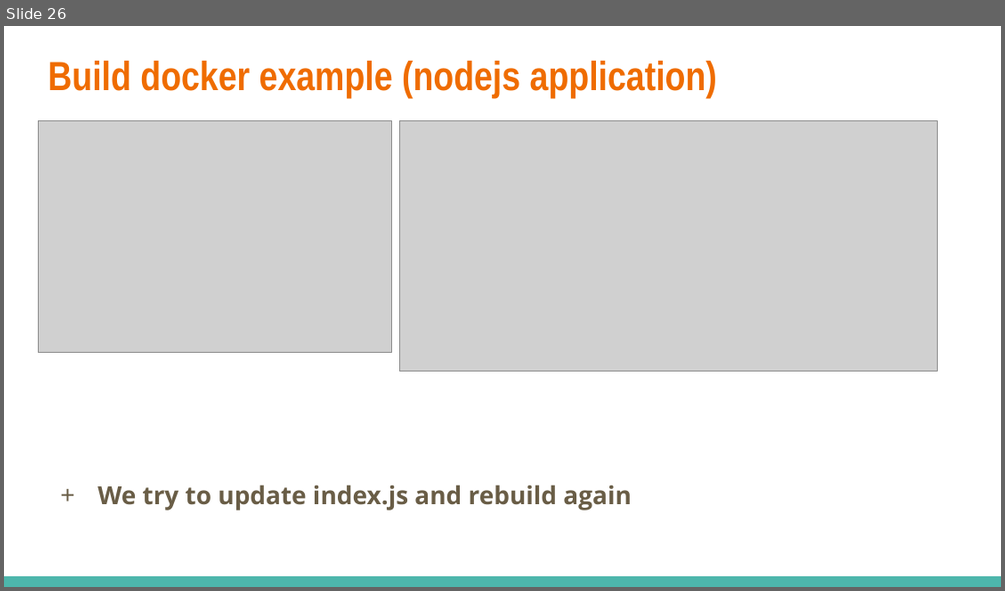
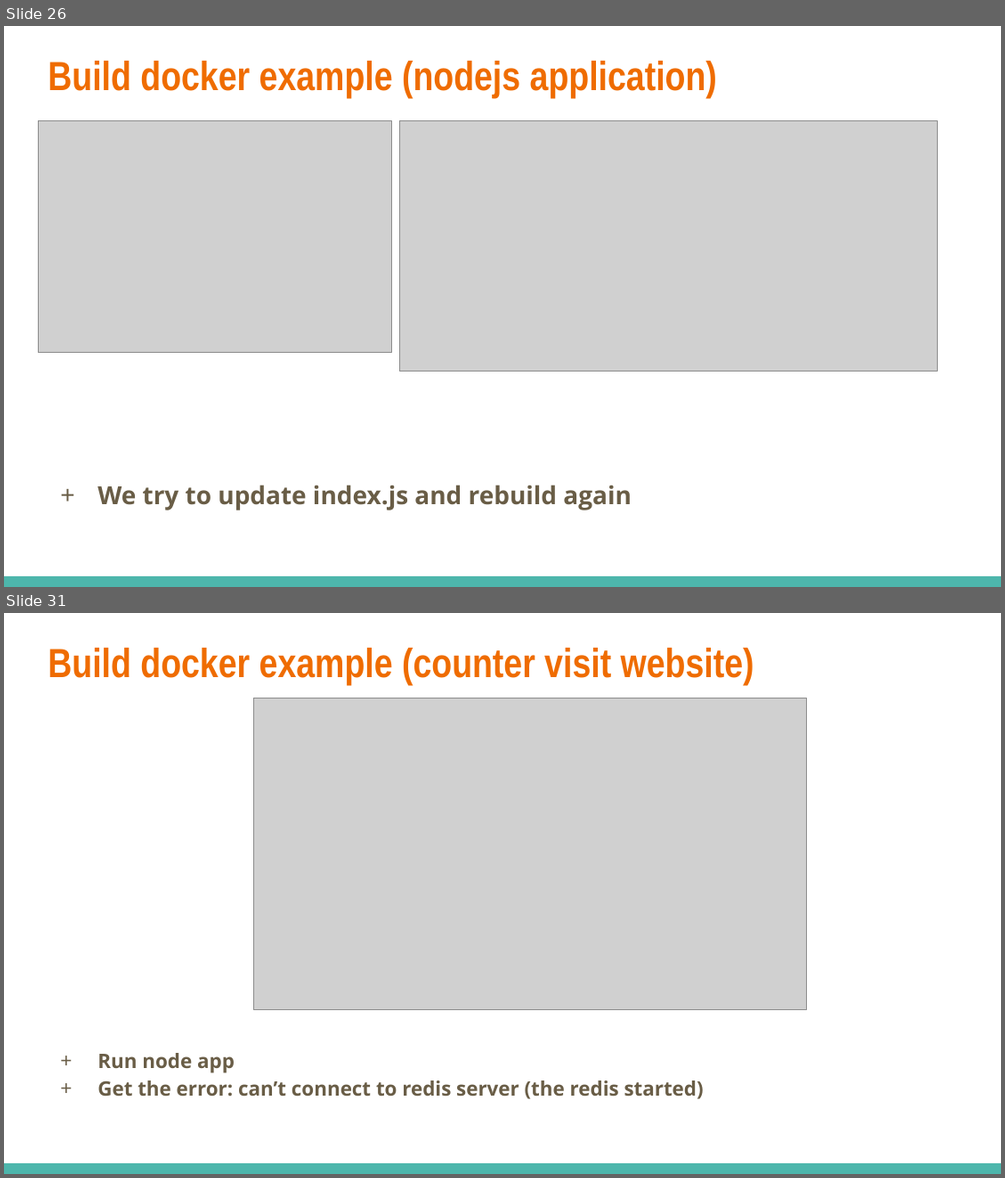
Before and after one commit to dinhhung09138/Learning-Example, a slide deck: Docker - 03 - Build a Custom Images Through Docker.pptx. Shown one above the other, each under a label of ours: slide 26 before the commit, slides 26 and 31 after it; the slides between them are not shown. The pictures are 1005x591 and 1005x1178 pixels, drawn with LibreOffice and Linux fonts; fonts in the diff are those of the drawing; grey boxes stand for pictures. Boxes give left, top, right and bottom in pixels: in the first picture for what was removed or moved away, otherwise in the second. Text is boxed around its words. In the diff, an @@ line names an element or a change of style, - is before the commit and + after.

Commit message:
Build counter website node app and redis cache

```diff
--- a/Docker - 03 - Build a Custom Images Through Docker.pptx
+++ b/Docker - 03 - Build a Custom Images Through Docker.pptx
@@ slide 31 added at <box>4,613,1001,1174</box>, background #FFFFFF; not listed: 1 template element that a slide beside it also shows @@
@@ title added at <box>48,648,754,685</box>, 29.4 pt, text #EF6C00, bold @@
+Build docker example (counter visit website)
@@ picture added at <box>254,698,807,1009</box> @@
@@ text added at <box>97,1053,704,1099</box>, 14.4 pt, text #695D46, bold @@
++ Run node app
++ Get the error: can’t connect to redis server (the redis started)
```
Also in this commit, not shown: 1 slide changed, 11 other slides added, 4 other files.
